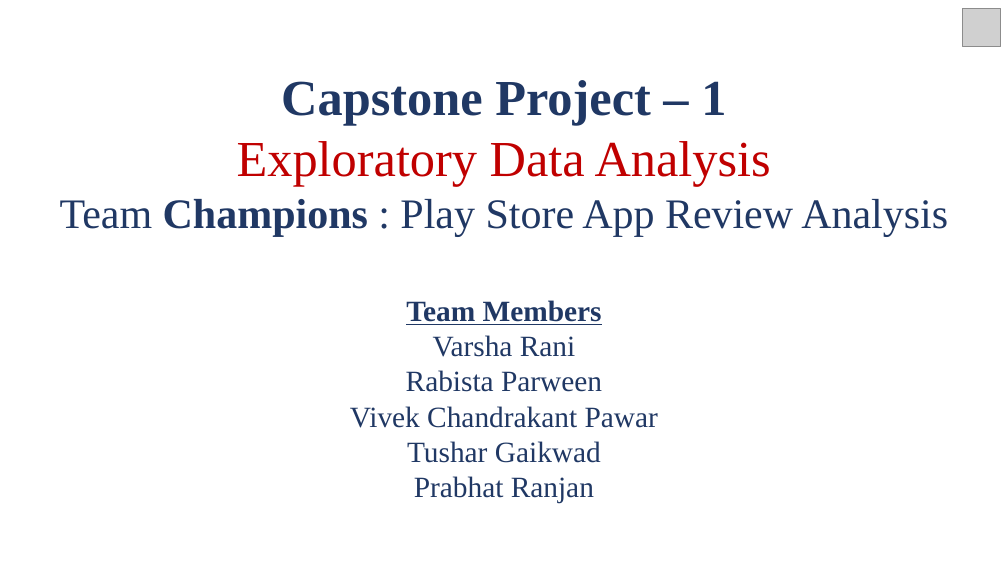
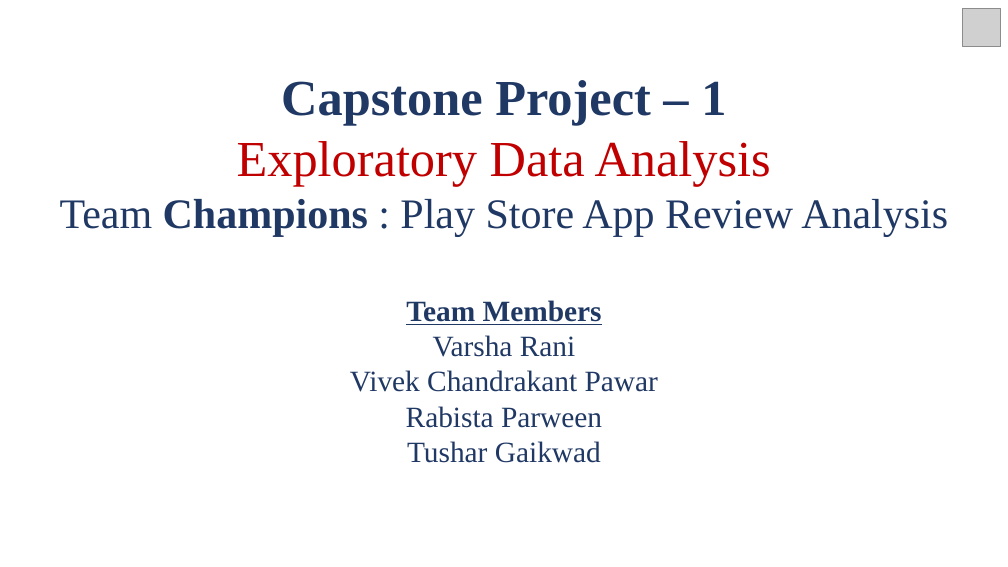
Before and after one commit to vivek16pawar/EDA-CAPSTONE, a slide deck: slide 1 of EDA_Presentation.pptx. Drawn at 1008x567 pixels with LibreOffice and Linux fonts; fonts in the diff are those of the drawing; grey boxes stand for pictures. Boxes give left, top, right and bottom in pixels: in the first picture for what was removed or moved away, otherwise in the second. Text is boxed around its words. In the diff, an @@ line names an element or a change of style, - is before the commit and + after.

```diff
--- a/EDA_Presentation.pptx
+++ b/EDA_Presentation.pptx
@@ text at bbox=[350, 370, 658, 392]: paragraph added @@
+Vivek Chandrakant Pawar
@@ text at bbox=[350, 406, 658, 428]: paragraph removed @@
-Vivek Chandrakant Pawar
@@ text at bbox=[414, 476, 594, 504]: paragraph removed @@
-Prabhat Ranjan
```
Also in this commit, not shown: 11 other slides changed, 1 slide added.
